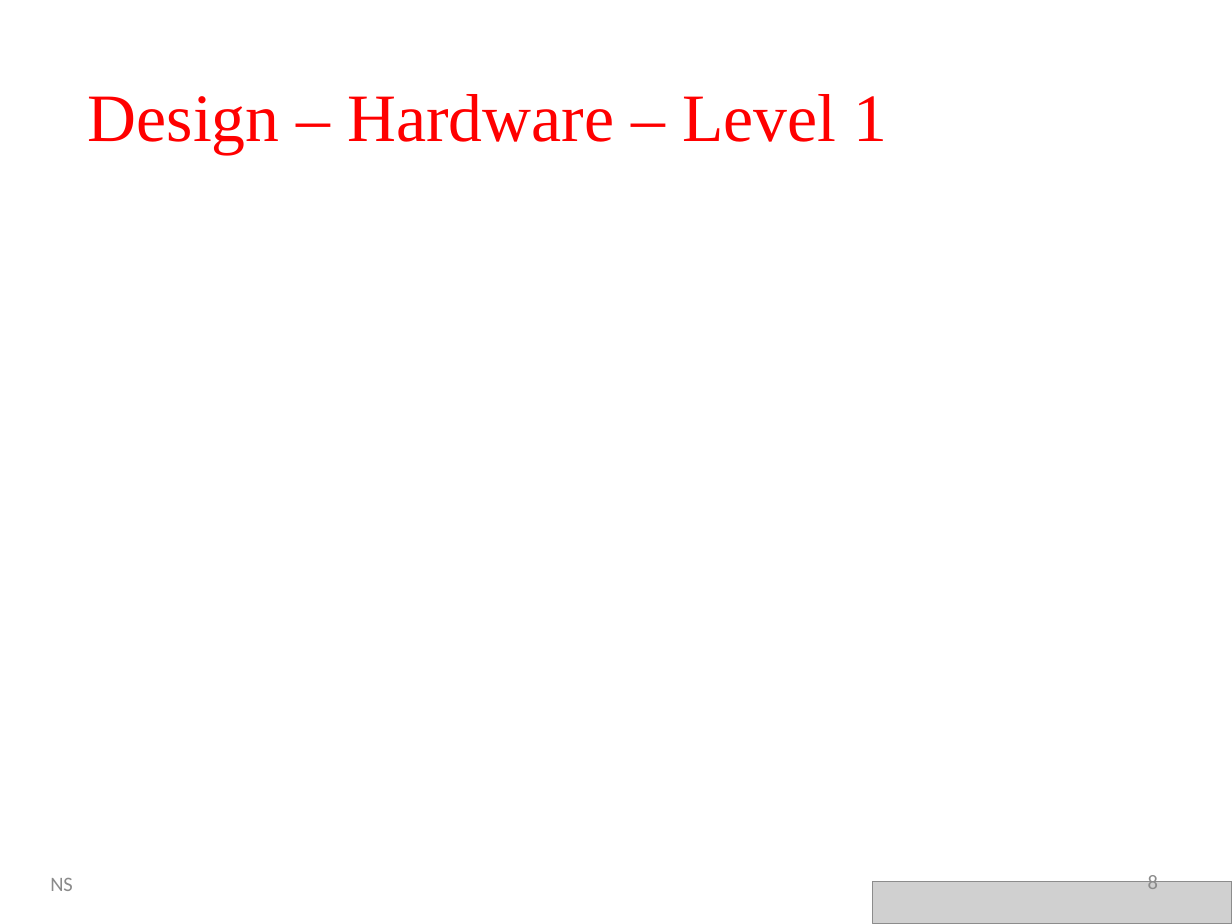
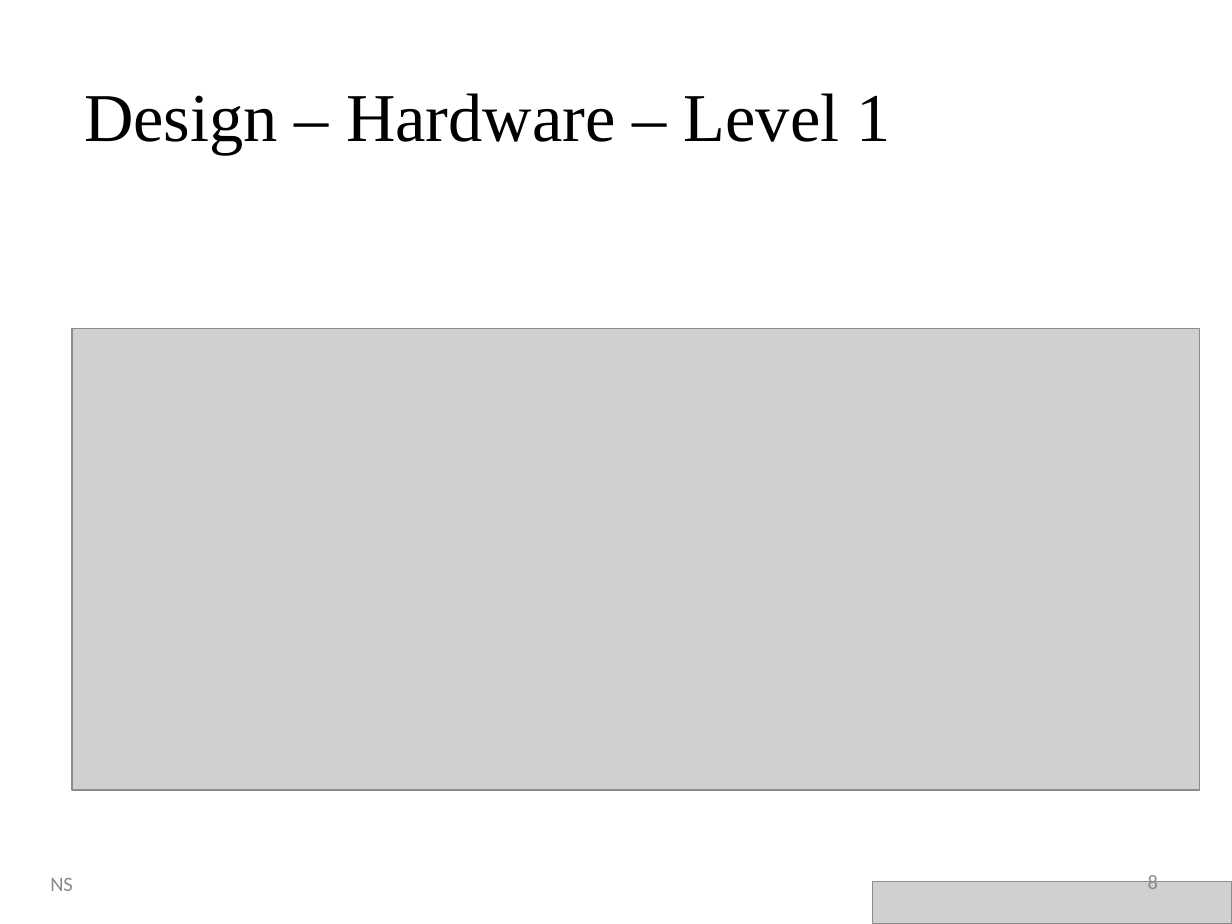
Before and after one commit to Stevie-Nicks-and-the-Xaybanha-Zhous/SelectiveBirdFeeder, a slide deck: slide 8 of Smart_Bird_Feeder_Presentation.pptx. Drawn at 1232x924 pixels with LibreOffice and Linux fonts; fonts in the diff are those of the drawing; grey boxes stand for pictures; background and template pictures are left out. Boxes give left, top, right and bottom in pixels: in the first picture for what was removed or moved away, otherwise in the second. Text is boxed around its words. In the diff, an @@ line names an element or a change of style, - is before the commit and + after.

Commit message:
Add files via upload
Added my level 1 diagram. Just waiting on Nick's code and state diagram now.

```diff
--- a/Smart_Bird_Feeder_Presentation.pptx
+++ b/Smart_Bird_Feeder_Presentation.pptx
@@ title "Design – Hardware – Level ..." at [84, 93, 891, 154]: size 39.6 to 40 pt, text colour #FF0000 to #000000 @@
@@ picture added at [71, 329, 1199, 791] @@
```
